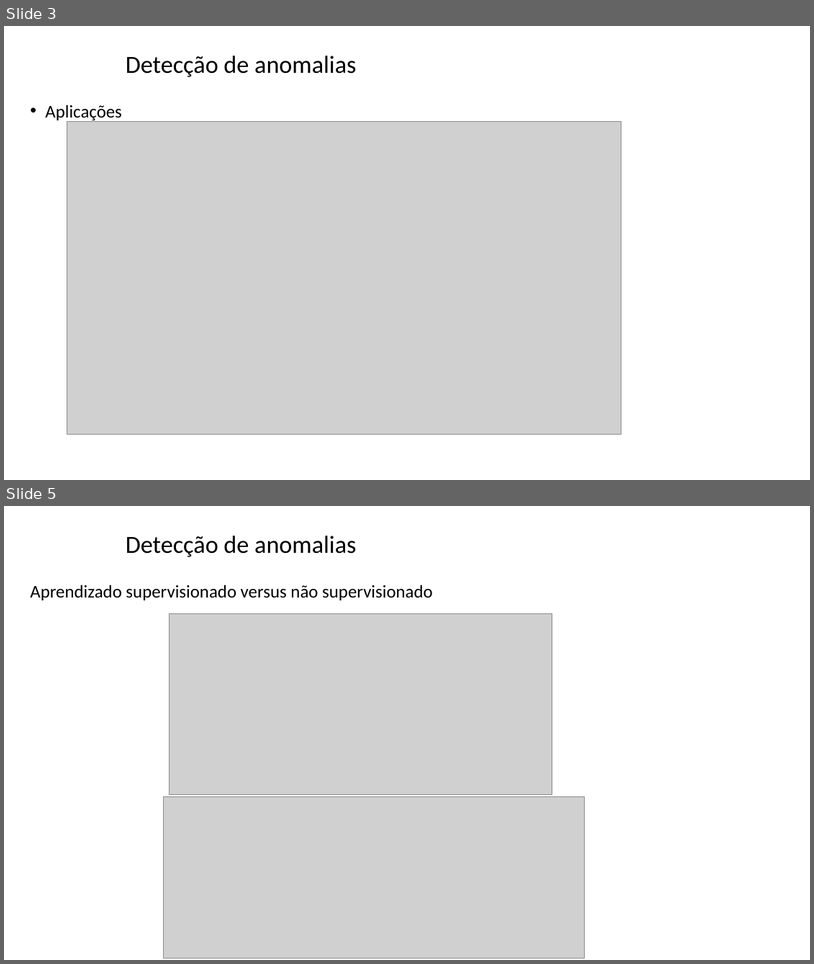
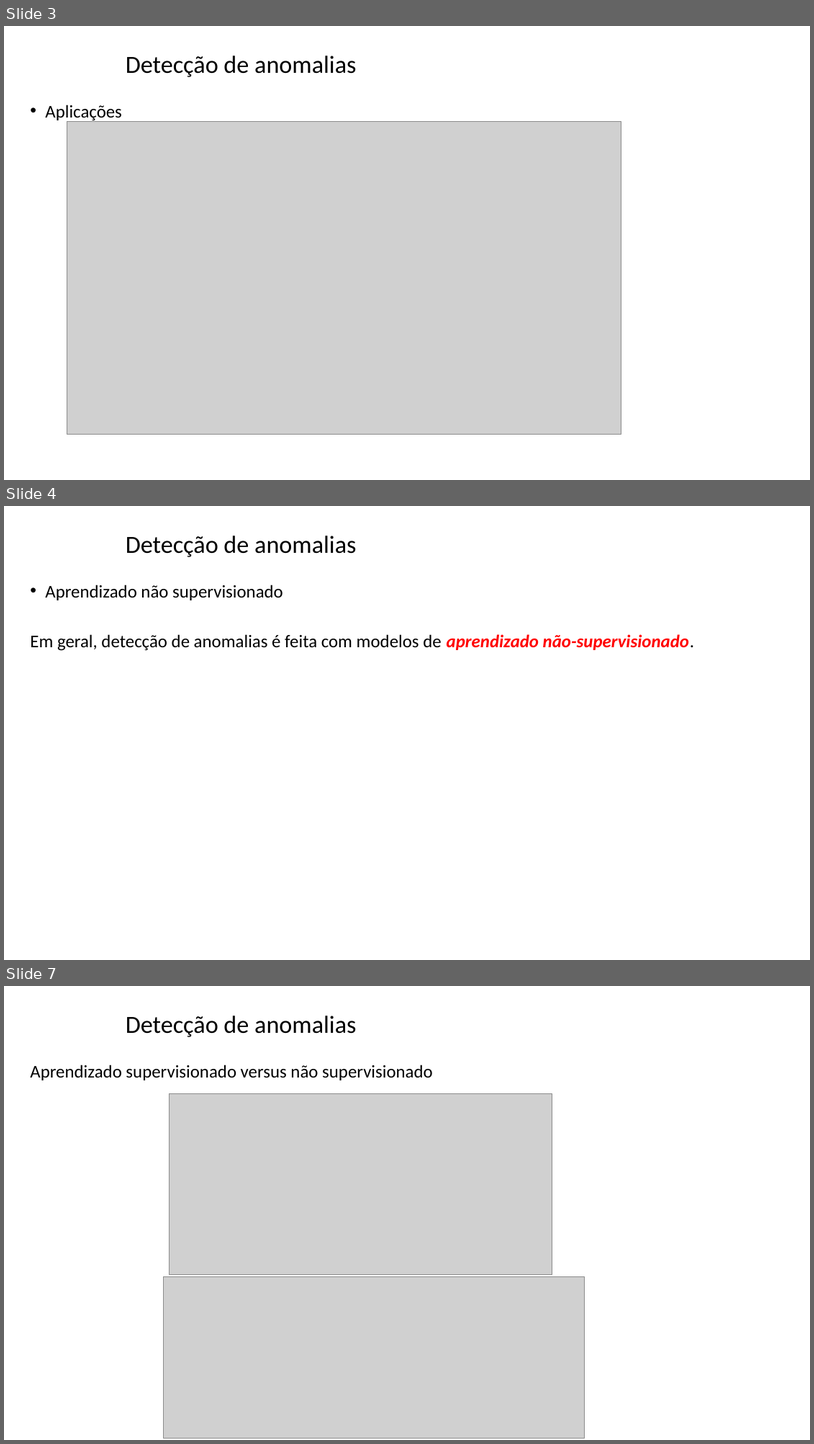
Before and after one commit to zz4fap/tp557-iot-ml, a slide deck: slides/TP557_16_detecção_de_anomalias.pptx. Shown one above the other, each under a label of ours: slides 3 and 5 before the commit, slides 3, 4 and 7 after it; the slides between them are not shown. The pictures are 814x964 and 814x1444 pixels, drawn with LibreOffice and Linux fonts; fonts in the diff are those of the drawing; grey boxes stand for pictures; background and template pictures are left out. Boxes give left, top, right and bottom in pixels: in the first picture for what was removed or moved away, otherwise in the second. Text is boxed around its words. In the diff, an @@ line names an element or a change of style, - is before the commit and + after.

```diff
--- a/slides/TP557_16_detecção_de_anomalias.pptx
+++ b/slides/TP557_16_detecção_de_anomalias.pptx
@@ slide 4 added at box(4, 506, 810, 960), background picture (left out) @@
@@ title added at box(126, 536, 356, 557), 29.3 pt, text #000000 @@
+Detecção de anomalias
@@ text added at box(30, 584, 694, 651), 21.3 pt, text #000000 @@
+• Aprendizado não supervisionado
+Em geral, detecção de anomalias é feita com modelos de aprendizado não-supervisionado.
@@ what was slide 5 is now slide 7 @@
```
Also in this commit, not shown: 7 slides changed, 2 other slides added.
